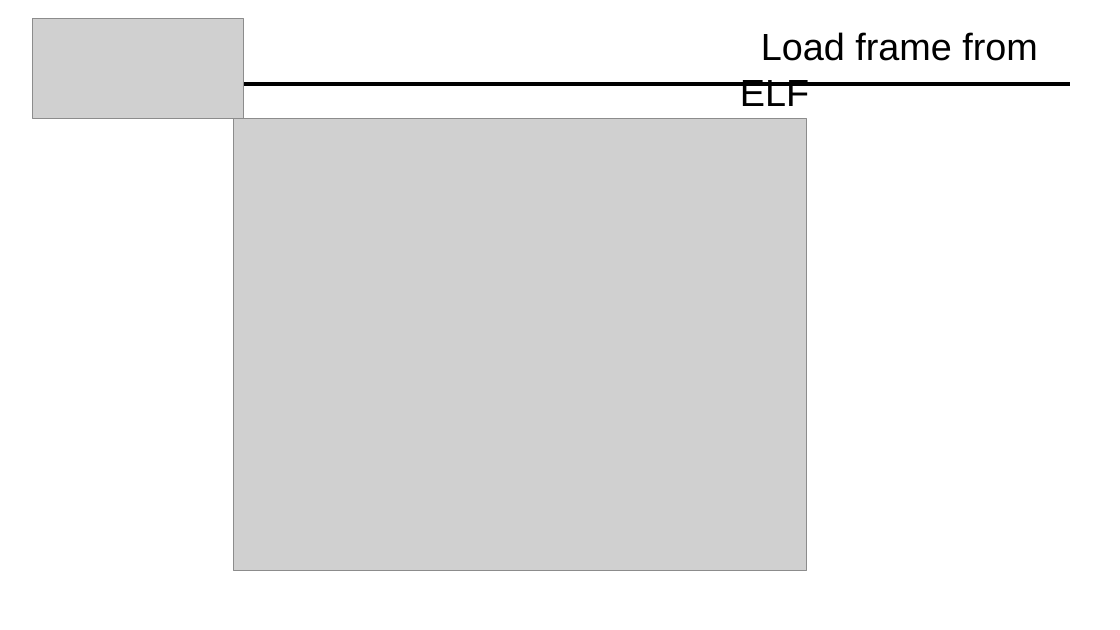
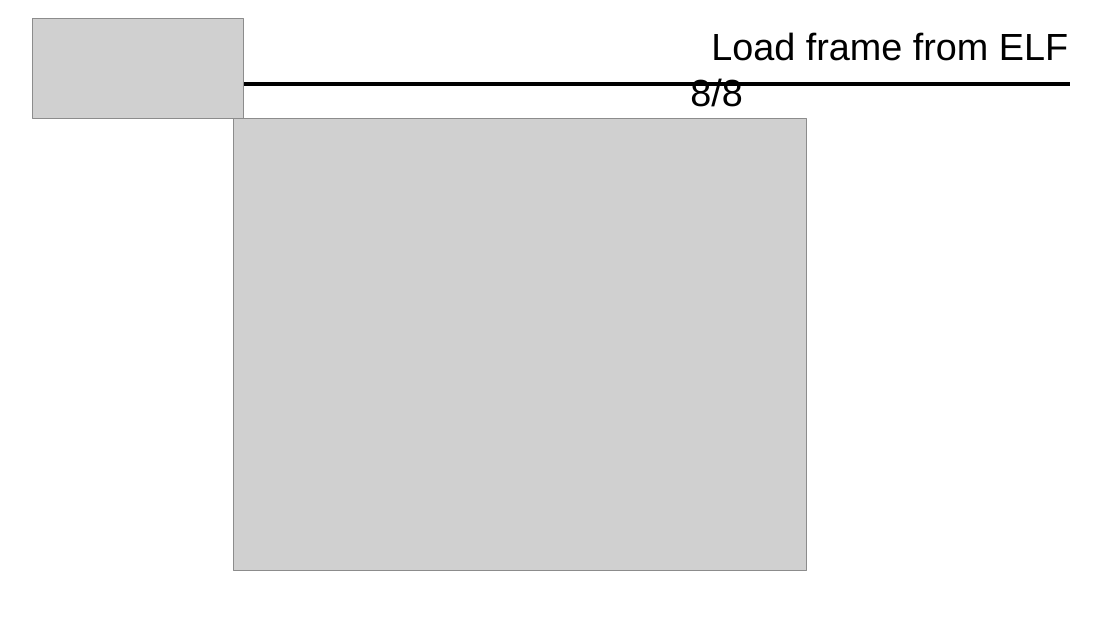
Before and after one commit to Davide619/OS161, a slide deck: slide 52 of Presentazione Progetto OS161.pptx (slide 51 before the commit). Drawn at 1120x630 pixels with LibreOffice and Linux fonts; fonts in the diff are those of the drawing; grey boxes stand for pictures. Boxes give left, top, right and bottom in pixels: in the first picture for what was removed or moved away, otherwise in the second. Text is boxed around its words. In the diff, an @@ line names an element or a change of style, - is before the commit and + after.

```diff
--- a/Presentazione Progetto OS161.pptx
+++ b/Presentazione Progetto OS161.pptx
@@ title at (x1=690, y1=32, x2=1068, y2=107): text changed @@
-Load frame from ELF
+Load frame from ELF 8/8
```
Also in this commit, not shown: 27 other slides changed, 2 slides added, 3 slides removed.
